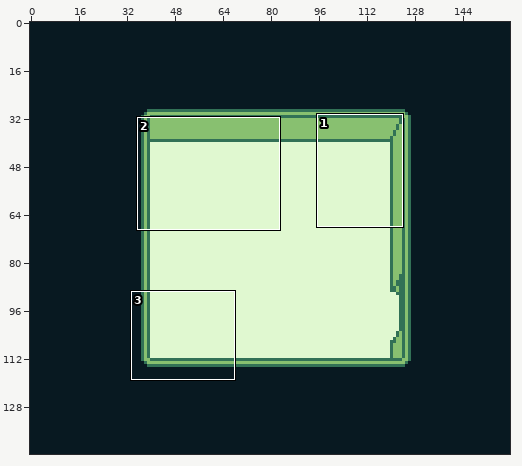
Sprite sheet -- SPLIT/assets/backgrounds/bedroom.png. The picture above shows the old version from afar; the outline marks the close-up.
Close-up. Before the commit:
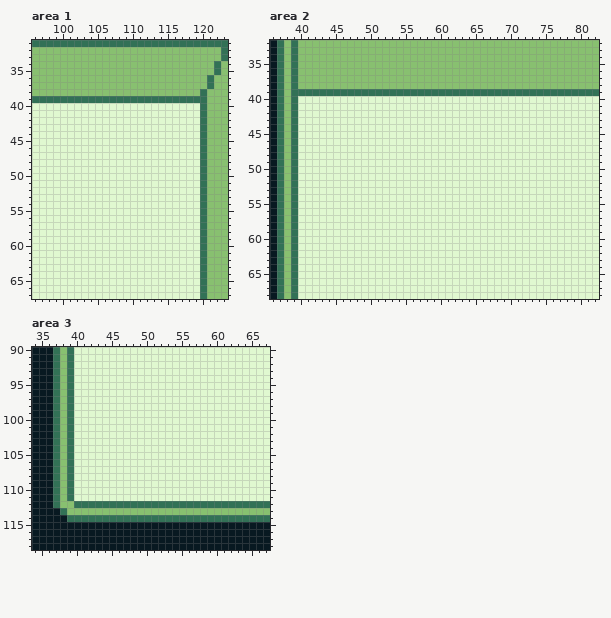
The file is 160x144 pixels. Shown: area 1: x 96..123, y 31..67; area 2: x 36..82, y 32..68; area 3: x 34..67, y 90..118.
After:
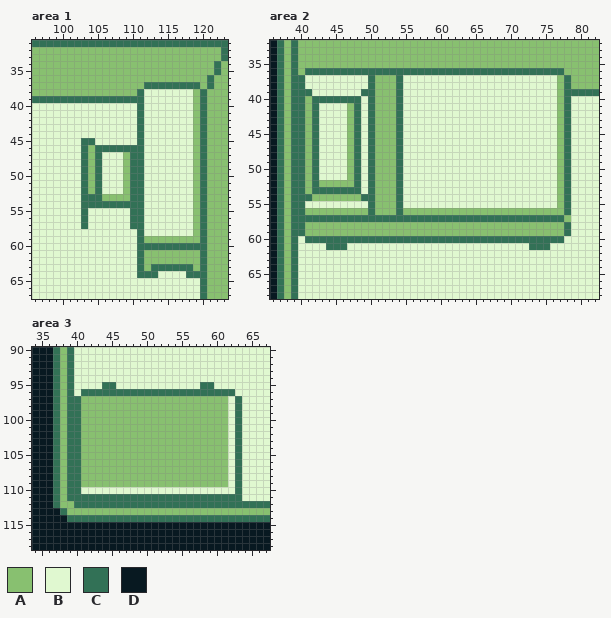
Palette (. is transparent): A #88c070  B #e0f8d0  C #327156  D #081921
Commit message: Completed bedroom/Intro
The exact change:
Area 1:
Colour B becomes colour A in rows 40 to 45 at x 119; in row 46 at x 104 and 119; in rows 47 to 52 at x 104, 109 and 119; in row 53 at x 106 to 109 and 119; in rows 54 to 58 at x 119; in row 59 at x 112 to 119.
Colour B becomes colour A in rows 61 to 62 at x 112 to 119; in row 63 at x 112 and 119.
Colour C becomes colour A in row 39 at x 119.
Colour A becomes colour B in row 38 at x 112 to 118.
Colour C becomes colour B in row 39 at x 112 to 118.
Colour A becomes colour C in row 37 at x 112 to 119; in row 38 at x 111.
Colour B becomes colour C in rows 40 to 44 at x 111; in row 45 at x 103 to 104 and 111; in row 46 at x 103 and 105 to 111; in rows 47 to 52 at x 103, 105 and 110 to 111; in row 53 at x 103 to 105 and 110 to 111; in row 54 at x 103 to 111.
Colour B becomes colour C in rows 55 to 57 at x 103 and 110 to 111; in rows 58 to 59 at x 111; in row 60 at x 111 to 119; in rows 61 to 62 at x 111; in row 63 at x 111 and 113 to 118; in row 64 at x 111 to 113 and 118 to 119.
Area 2:
Colour B becomes colour A in row 40 at x 41, 51 to 53 and 77; in rows 41 to 51 at x 41, 47, 51 to 53 and 77; in row 52 at x 41, 43 to 47, 51 to 53 and 77; in row 53 at x 41, 51 to 53 and 77; in row 54 at x 42 to 48, 51 to 53 and 77; in row 55 at x 51 to 53 and 77.
Colour B becomes colour A in row 56 at x 41 to 49, 51 to 53 and 55 to 77; in row 57 at x 78; in rows 58 to 59 at x 41 to 77.
Colour C becomes colour A in row 39 at x 51 to 53 and 77.
Colour A becomes colour B in rows 37 to 38 at x 41 to 49 and 55 to 76.
Colour C becomes colour B in row 39 at x 42 to 48 and 55 to 76.
Colour A becomes colour C in row 36 at x 41 to 77; in rows 37 to 38 at x 40, 50, 54 and 78.
Colour B becomes colour C in row 40 at x 40, 42 to 48, 50, 54 and 78; in rows 41 to 52 at x 40, 42, 48, 50, 54 and 78; in row 53 at x 40, 42 to 48, 50, 54 and 78; in row 54 at x 40 to 41, 49 to 50, 54 and 78; in rows 55 to 56 at x 40, 50, 54 and 78; in row 57 at x 40 to 77.
Colour B becomes colour C in rows 58 to 59 at x 40 and 78; in row 60 at x 41 to 77; in row 61 at x 44 to 46 and 73 to 75.
Area 3:
Colour B becomes colour A in rows 97 to 109 at x 41 to 61.
Colour B becomes colour C in row 95 at x 44 to 45 and 58 to 59; in row 96 at x 41 to 62; in rows 97 to 110 at x 40 and 63; in row 111 at x 40 to 63.
Boxes around the changes in both close-ups, in picture pixels (x1, y1, x2, y2):
changed: (81, 82, 200, 278)
changed: (298, 68, 571, 250)
changed: (74, 382, 242, 501)
